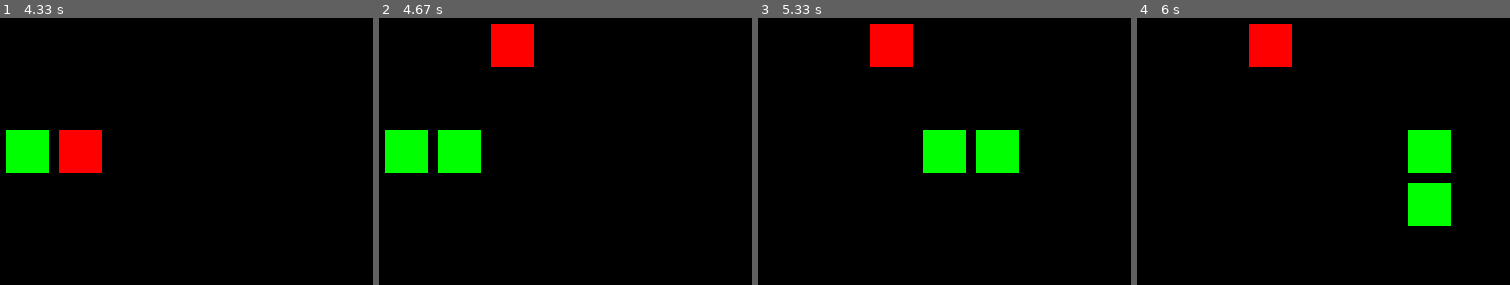
Above: before the commit, frames 1-4 (left to right).
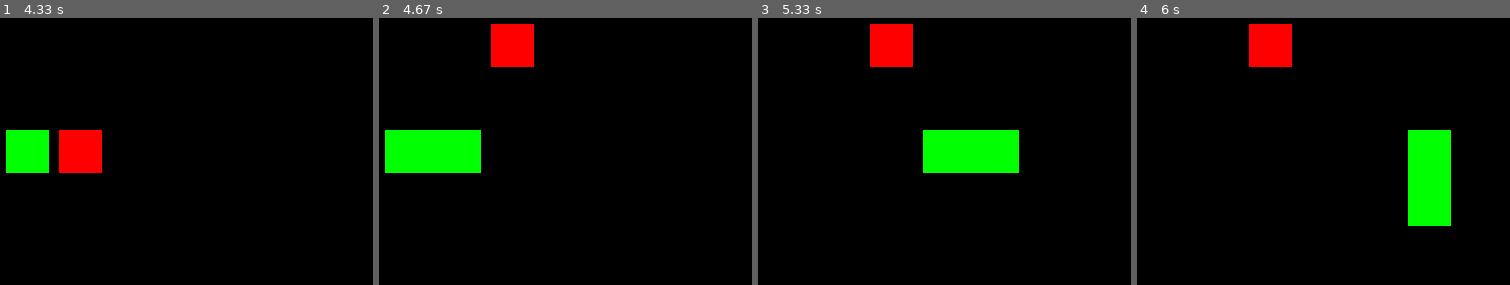
Above: after the commit, the same moments.

Repository: LiamWalenius/SnakePyGame
Game: pygame game, started from main.py
Same seed, same stepped clock (60 frames per second), same inputs: the game is played once before the commit and once after it.
Inputs:
- Up to frame 1 (4.33 s): hold A 0.33-0.87 s; hold S 0.9-1.2 s; hold A 1.23-1.63 s; hold W 1.67-2.03 s; hold D 2.07-2.7 s; hold S 2.73-3.1 s; hold A 3.13-3.6 s; hold D 3.63-4.1 s; hold W from 4.13 s (still down)
- Up to frame 2 (4.67 s): release W at 4.43 s; hold D from 4.47 s (still down)
- Up to frame 3 (5.33 s): release D at 4.93 s; hold A from 4.97 s (still down)
- Up to frame 4 (6 s): release A at 5.5 s; hold S 5.53-5.83 s; hold A from 5.87 s (still down)

Frame 1 is identical in both runs. In frame 2, 0.4% of the frame differs, in the area x 13-16%, y 41-59%; in frame 3, 0.4%; in frame 4, 0.4%.

Commit message:
changed snake draw method to make the snake appear connected

Diff:
--- a/snake.py
+++ b/snake.py
@@ -88,15 +88,16 @@
         for r, row in enumerate(self._grid):
             for c, node in enumerate(row):
                 if node == Node.EMPTY:
-                    empty_node_pos.append((r, c))
+                    empty_node_pos.append(Position(r, c))
 
-        r, c = random.choice(empty_node_pos)
-
-        self._grid[r][c] = Node.APPLE
-        self._apple_pos = Position(r, c)
+        self._apple_pos = random.choice(empty_node_pos)
+        self.set_node_apple(self._apple_pos)
 
     def set_node_empty(self, pos: Position) -> None:
         self._grid[pos.r][pos.c] = Node.EMPTY
+
+    def set_node_apple(self, pos: Position) -> None:
+        self._grid[pos.r][pos.c] = Node.APPLE
 
     def set_node_snake(self, pos: Position) -> None:
         self._grid[pos.r][pos.c] = Node.SNAKE
@@ -110,22 +111,52 @@
     def pos_in_grid(self, pos: Position) -> bool:
         return (0 <= pos.r < self._grid_size) and (0 <= pos.c < self._grid_size)
 
+    def pos_to_window_coords(self, pos: Position) -> (int, int):
+        return (
+            pos.c * self._node_size,
+            pos.r * self._node_size
+        )
+
     def draw(self) -> None:
+        self.draw_snake()
         self.draw_apple()
-        self.draw_snake()
 
     def draw_snake(self) -> None:
-        for pos in self._snake:
-            self.draw_node(pos, colours.GREEN)
+        if len(self._snake) == 1:
+            return self.draw_node(self._snake[0], colours.GREEN)
+
+        padding = 5
+
+        for i in range(1, len(self._snake)):
+            x1, y1 = self.pos_to_window_coords(self._snake[i-1])
+            x2, y2 = self.pos_to_window_coords(self._snake[i])
+
+            top_left_x = min(x1, x2)
+            top_left_y = min(y1, y2)
+
+            bottom_right_x = max(x1, x2) + self._node_size
+            bottom_right_y = max(y1, y2) + self._node_size
+
+            render_rect = pygame.Rect(
+                top_left_x + padding,
+                top_left_y + padding,
+                bottom_right_x - top_left_x - padding*2,
+                bottom_right_y - top_left_y - padding*2
+            )
+            pygame.draw.rect(program.SURF, colours.GREEN, render_rect)
 
     def draw_apple(self) -> None:
         self.draw_node(self._apple_pos, colours.RED)
 
     def draw_node(self, pos: Position, colour: pygame.Color) -> None:
+        padding = 5
+
+        x, y = self.pos_to_window_coords(pos)
+
         render_rect = pygame.Rect(
-            pos.c * self._node_size + 5,
-            pos.r * self._node_size + 5,
-            self._node_size - 10,
-            self._node_size - 10
+            x + padding,
+            y + padding,
+            self._node_size - padding*2,
+            self._node_size - padding*2
         )
         pygame.draw.rect(program.SURF, colour, render_rect)
